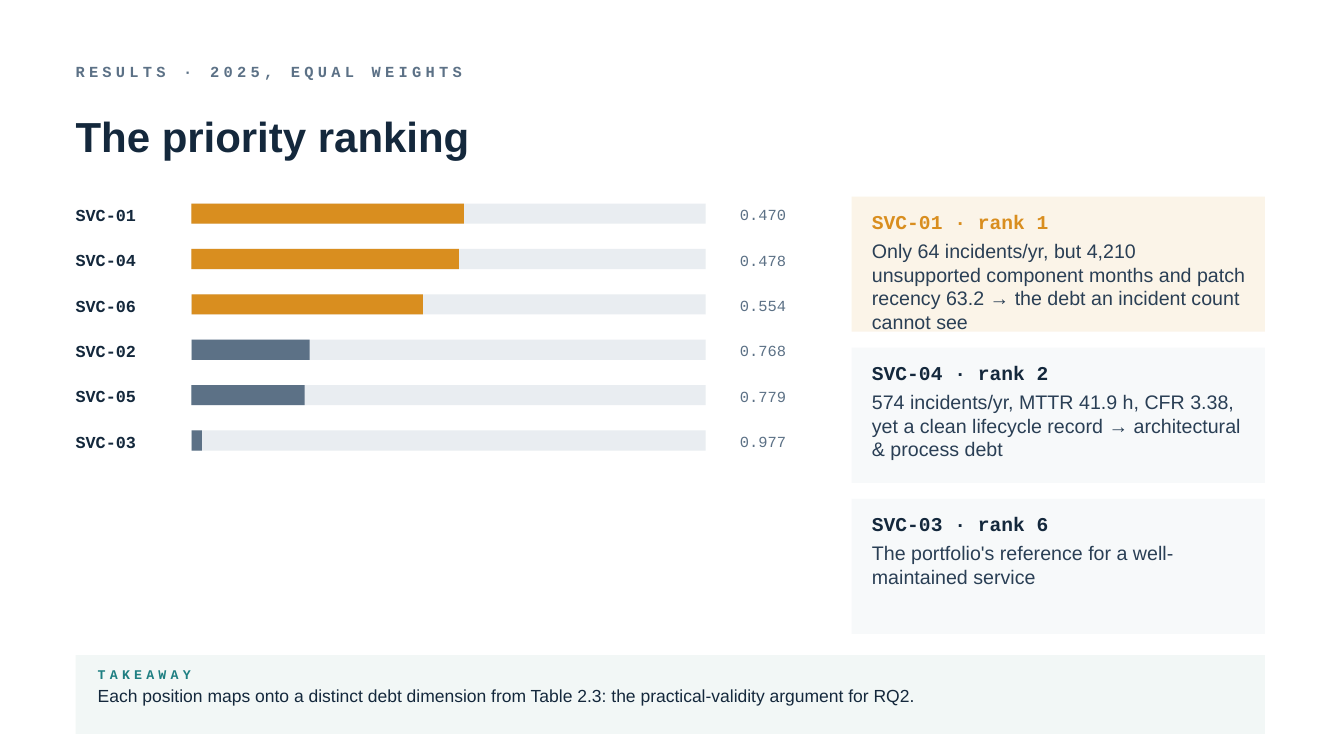
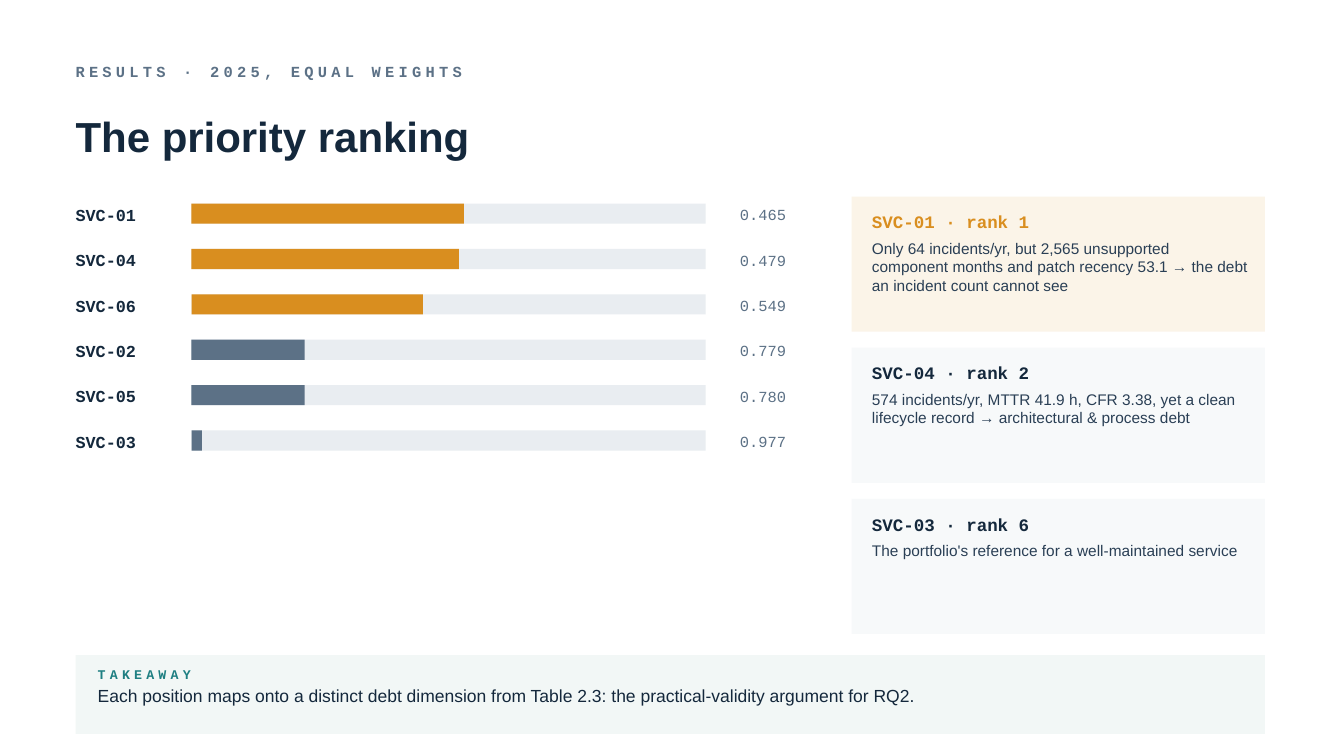
Before and after one commit to TobiZeier/MScProject, a slide deck: slide 7 of presentation/defense.pptx. Drawn at 1344x756 pixels with LibreOffice and Linux fonts; fonts in the diff are those of the drawing. Boxes give left, top, right and bottom in pixels: in the first picture for what was removed or moved away, otherwise in the second. Text is boxed around its words. In the diff, an @@ line names an element or a change of style, - is before the commit and + after.

```diff
--- a/presentation/defense.pptx
+++ b/presentation/defense.pptx
@@ text at (740, 209, 786, 220): text changed @@
-0.470
+0.465
@@ text at (872, 243, 1247, 291): text changed; size 14 to 11 pt @@
-Only 64 incidents/yr, but 4,210 unsupported component months and patch recency 63.2 → the debt an incident count cannot see
+Only 64 incidents/yr, but 2,565 unsupported component months and patch recency 53.1 → the debt an incident count cannot see
@@ text at (740, 300, 786, 311): text changed @@
-0.554
+0.549
@@ rectangle: place and size @@
-rectangle at (192, 340, 310, 360)
+rectangle at (192, 340, 304, 360)
@@ text at (740, 345, 786, 356): text changed @@
-0.768
+0.779
@@ text at (740, 391, 786, 402): text changed @@
-0.779
+0.780
@@ text "574 incidents/yr, MTTR 41.9 h, ..." at (872, 394, 1235, 426): size 14 to 11 pt @@
@@ size 14 to 12.5 pt in 3 elements at (872, 216, 1030, 228), (872, 367, 1030, 379), (872, 519, 1030, 531) @@
@@ text "The portfolio's reference for a ..." at (872, 545, 1238, 559): size 14 to 11 pt @@
```
Also in this commit, not shown: 14 other slides changed, 14 other files.
